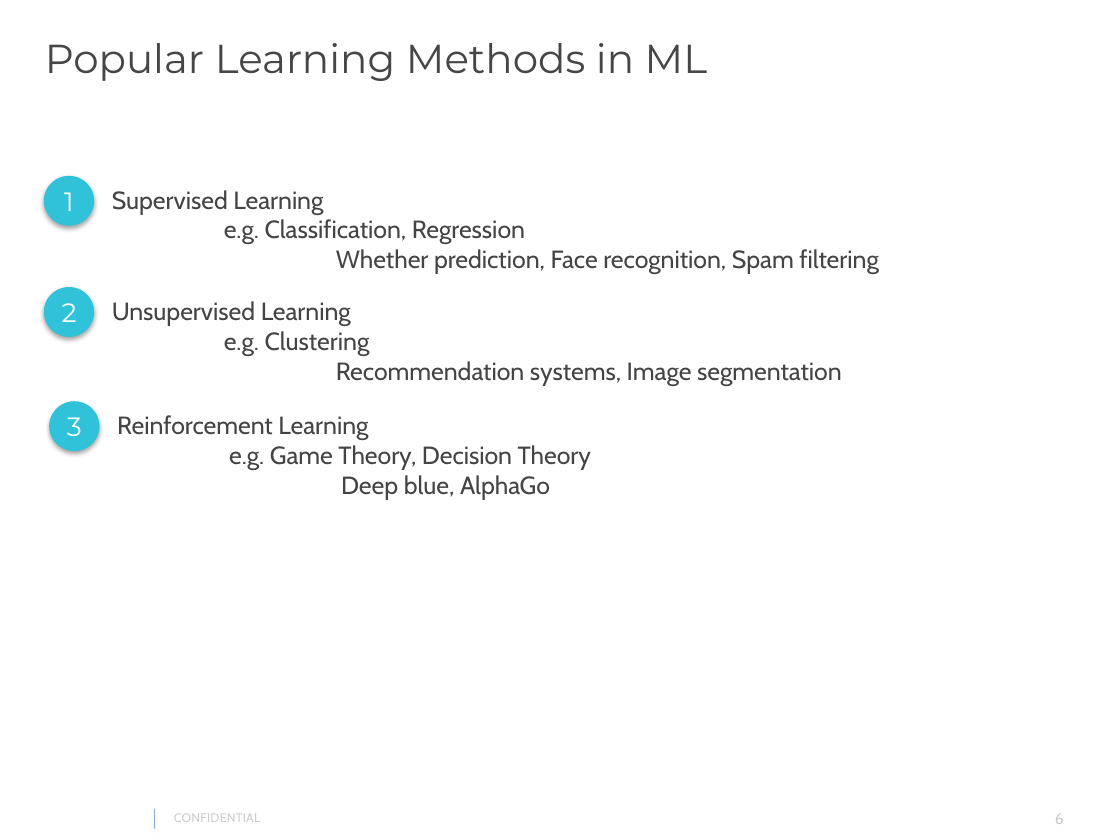
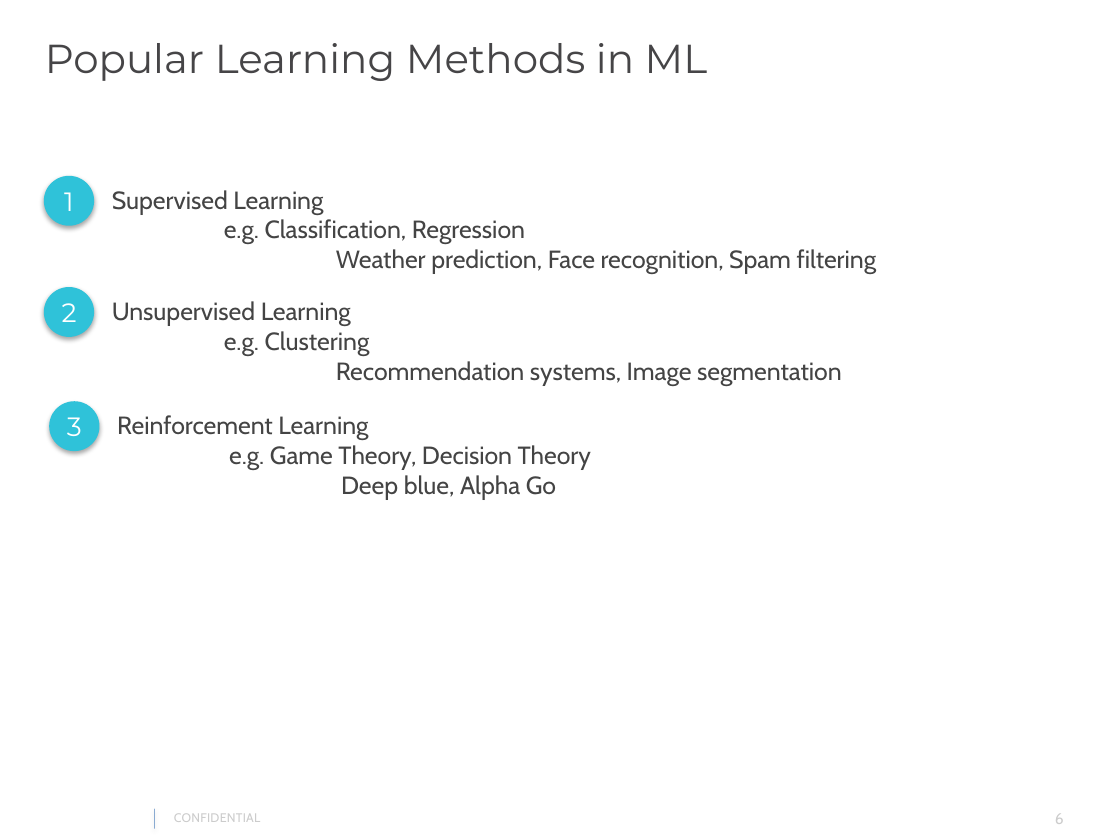
Before and after one commit to gautam0707/TechTalk1_Epam, a slide deck: slide 6 of TechTalk1.pptx. Drawn at 1120x840 pixels with LibreOffice and Linux fonts; fonts in the diff are those of the drawing; background and template pictures are left out. Boxes give left, top, right and bottom in pixels: in the first picture for what was removed or moved away, otherwise in the second. Text is boxed around its words. In the diff, an @@ line names an element or a change of style, - is before the commit and + after.

Commit message:
ppt edit

```diff
--- a/TechTalk1.pptx
+++ b/TechTalk1.pptx
@@ text at (336, 249, 877, 274): text changed @@
-Whether prediction, Face recognition, Spam filtering
+Weather prediction, Face recognition, Spam filtering
@@ text at (341, 475, 556, 499): spaces changed @@
-Deep blue, AlphaGo
+Deep blue, Alpha Go
```
Also in this commit, not shown: 7 other slides changed.
